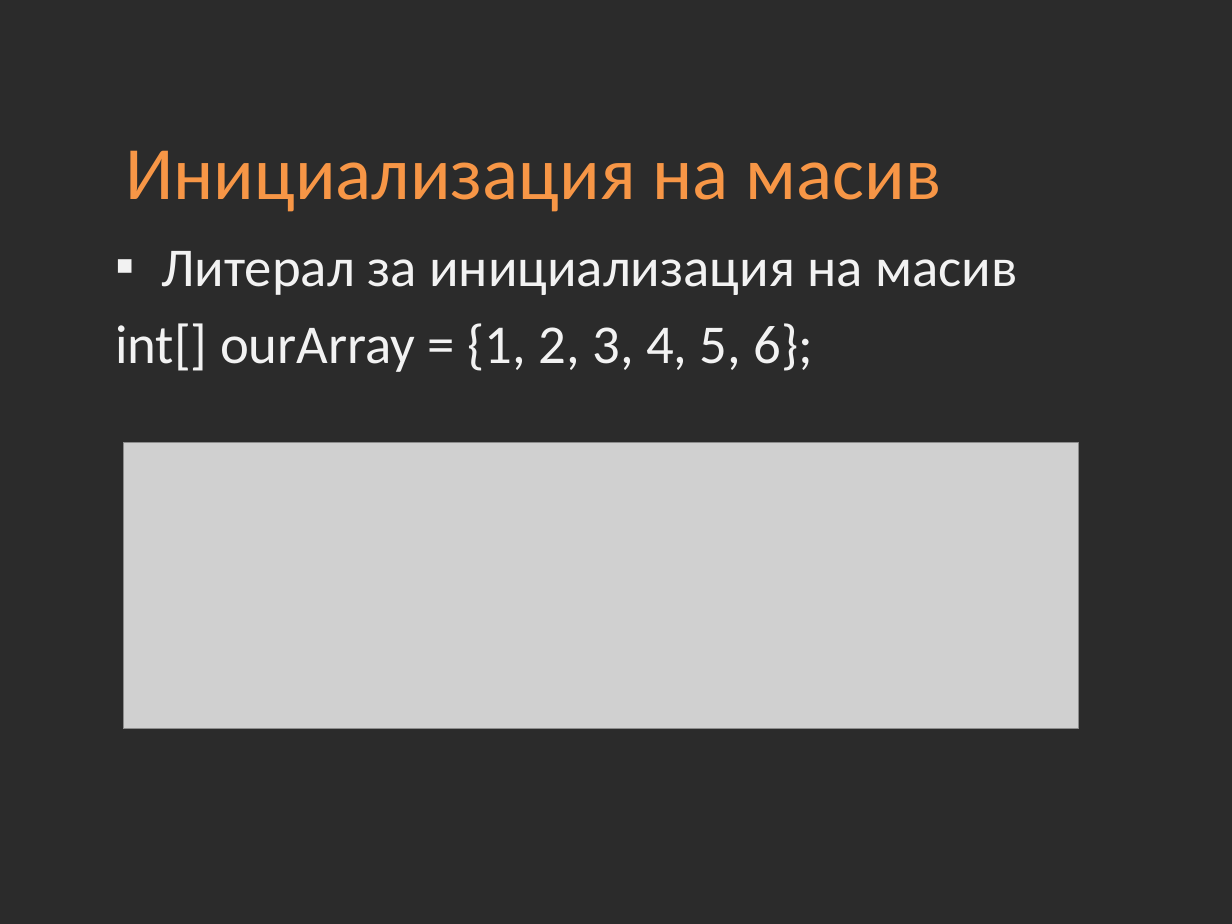
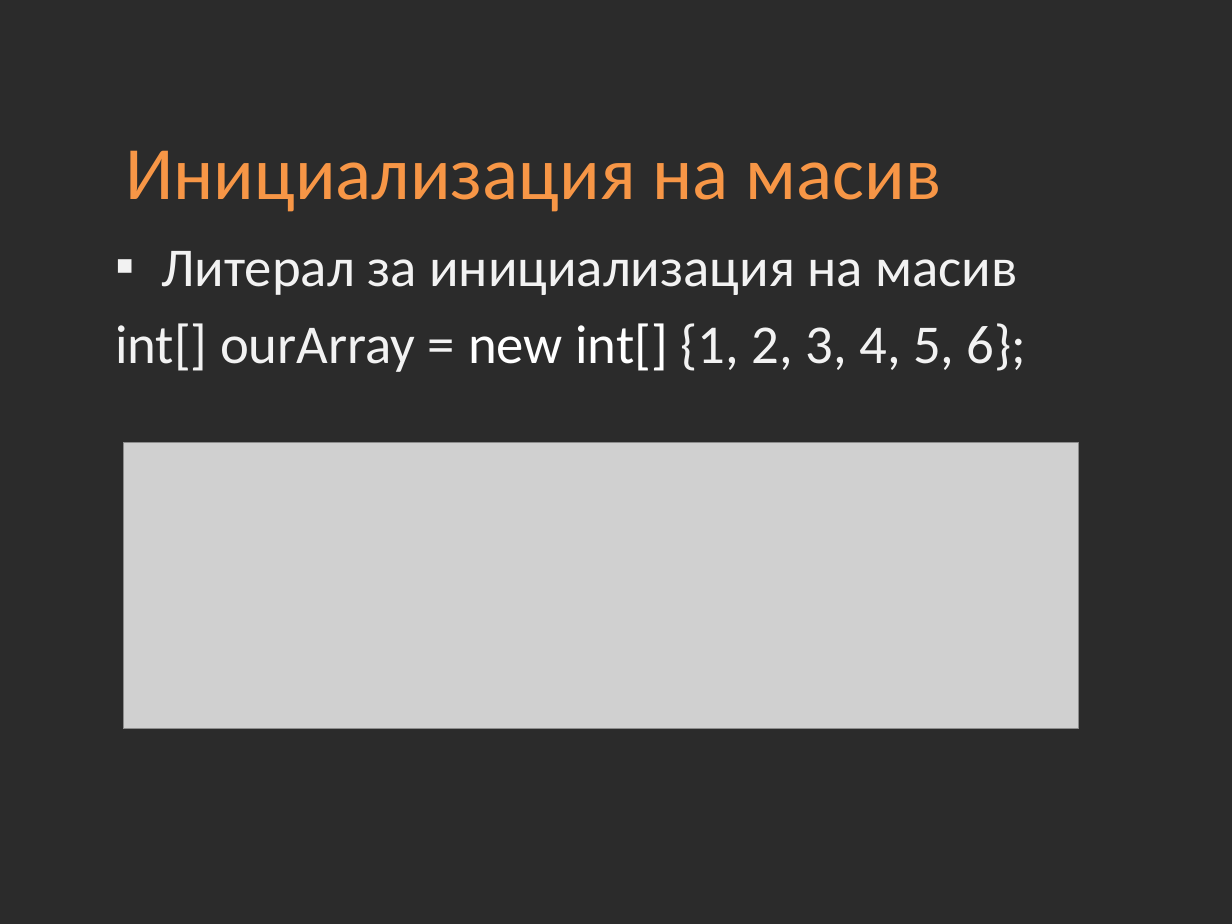
Before and after one commit to Academy-Soft-Intellect/Dot-Net-Course, a slide deck: slide 6 of 05-Arrays.pptx. Drawn at 1232x924 pixels with LibreOffice and Linux fonts; fonts in the diff are those of the drawing; grey boxes stand for pictures; background and template pictures are left out; a plain dark background stands for a picture behind light text. Boxes give left, top, right and bottom in pixels: in the first picture for what was removed or moved away, otherwise in the second. Text is boxed around its words. In the diff, an @@ line names an element or a change of style, - is before the commit and + after.

```diff
--- a/05-Arrays.pptx
+++ b/05-Arrays.pptx
@@ text at box(115, 323, 1027, 372): text changed @@
-int[] ourArray = {1, 2, 3, 4, 5, 6};
+int[] ourArray = new int[] {1, 2, 3, 4, 5, 6};
```
Also in this commit, not shown: 3 other slides changed.
